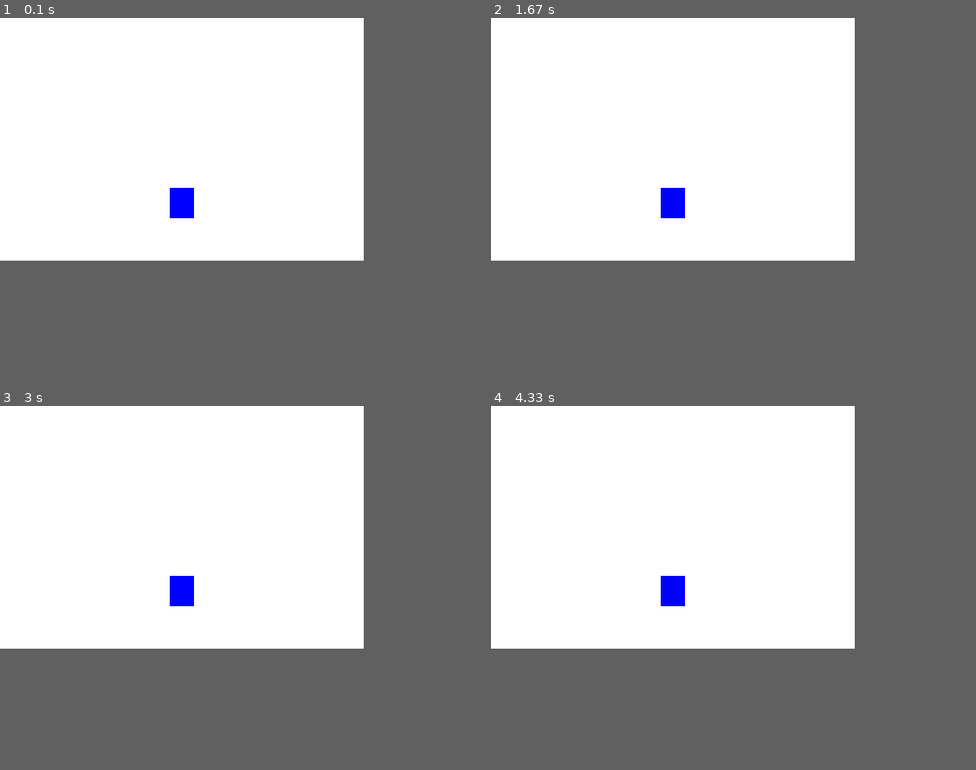
Above: before the commit, frames 1-4 (two rows, left to right).
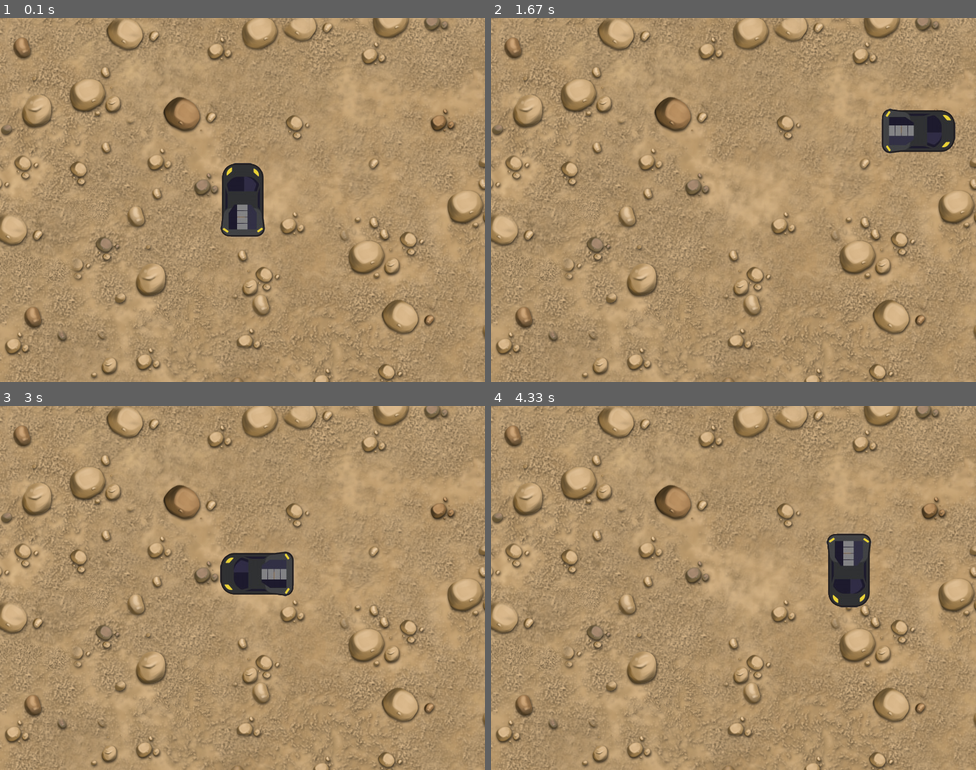
Above: after the commit, the same moments.

Repository: Deline123/MyProject
Game: pygame game, started from ProjectX.py
Same seed, same stepped clock (60 frames per second), same inputs: the game is played once before the commit and once after it.
Inputs:
- Up to frame 1 (0.1 s): no input
- Up to frame 2 (1.67 s): hold Right 0.33-0.8 s; hold Up 0.83-1.13 s; hold Right 1.17-1.63 s
- Up to frame 3 (3 s): hold Left 1.67-2.2 s; hold Down 2.23-2.53 s; hold Left 2.57-2.97 s
- Up to frame 4 (4.33 s): hold Up 3-3.37 s; hold Right 3.4-4.03 s; hold Down from 4.07 s (still down)
In our replay, the window is 600x400 before the commit and 800x600 after it. These sizes can differ from the game's own. Grey fills any space a smaller window leaves; there, only what the larger window draws over its background counts as a difference.

The runs differ from the first frame. In frame 1, 56% of the frame differs, in the area x 0-100%, y 0-100%; in frame 2, 58%; in frame 3, 56%; in frame 4, 57%.

Commit message:
cars control

Diff:
--- a/ProjectX.py
+++ b/ProjectX.py
@@ -3,30 +3,38 @@
 pg.init()
 
 
-W, H = 600, 400
+W, H = 800, 600
 
 sc = pg.display.set_mode((W,H), pg.RESIZABLE)
 pg.display.set_caption("Моя хернюшка")
 pg.display.set_icon(pg.image.load("assassins.ico"))
 
+FPS = 60
+clock = pg.time.Clock()
 
 WHITE = (255, 255, 255)
 BLUE = (0, 0, 255)
 GREEN = (0, 255, 0)
 RED = (255, 0, 0)
 
-FPS = 60
-clock = pg.time.Clock()
 
-ground = H-70
-jump_force = 20
-move = jump_force + 1
+car_surf = pg.image.load("img/car.png").convert_alpha()
+bg_surf = pg.image.load("img/sand.png").convert_alpha()
 
-hero = pg.Surface((40, 50))
-hero.fill(BLUE)
-rect = hero.get_rect(centerx=(W//2))
-rect.bottom = ground
 
+car_up = car_surf
+car_down = pg.transform.flip(car_surf, 0, 1)
+car_left = pg.transform.rotate(car_surf, 90)
+car_Diag_left = pg.transform.rotate(car_surf, 45)
+car_right = pg.transform.rotate(car_surf, -90)
+car_Diag_right = pg.transform.rotate(car_surf, -45)
+
+
+car_rect = car_surf.get_rect(center=(W//2, H//2))
+
+
+car = car_up
+speed = 5
 
 
 flRunning = True
@@ -35,28 +43,36 @@
 		if event.type == pg.QUIT:
 			pg.quit()
 			flRunning = False
-		elif event.type == pg.KEYDOWN:
-			if event.key == pg.K_SPACE and ground == rect.bottom:
-				move = -jump_force
+
+	bt = pg.key.get_pressed()
+	if bt[pg.K_LEFT]:
+		car = car_left
+		car_rect.x -= speed
+		if car_rect.x < 0:
+			car_rect.x = 0
 
 
+	elif bt[pg.K_RIGHT]:
+		car = car_right
+		car_rect.x += speed
+		if car_rect.x > W - car_rect.height:
+			car_rect.x = W - car_rect.height
 
-	if move <= jump_force:
-		if rect.bottom + move < ground:
-			rect.bottom += move
-			if move < jump_force:
-				move += 1
-		else:
-			rect.bottom = ground
-			move = jump_force + 1
+	elif bt[pg.K_UP]:
+		car = car_up
+		car_rect.y -= speed
+		if car_rect.y < 0:
+			car_rect.y = 0
 
-	sc.fill(WHITE)
-	sc.blit(hero, rect)
+	elif bt[pg.K_DOWN]:
+		car = car_down
+		car_rect.y += speed
+		if car_rect.y > H - car_rect.height:
+			car_rect.y = H - car_rect.height
+
+	sc.blit(bg_surf, (0, 0))
+	sc.blit(car, car_rect)
 	pg.display.update()
 
 
-
-
-
-
 	clock.tick(FPS)
Binary file added: img/car.png
Binary file added: img/jiguli.png
Binary file added: img/sand.png
Not shown, added: icons/jiguli.psd
